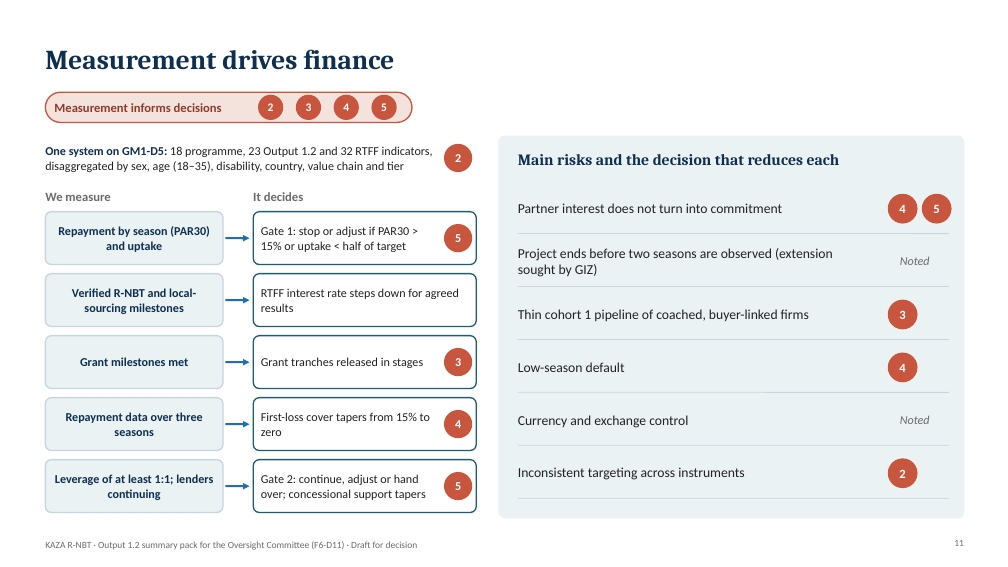
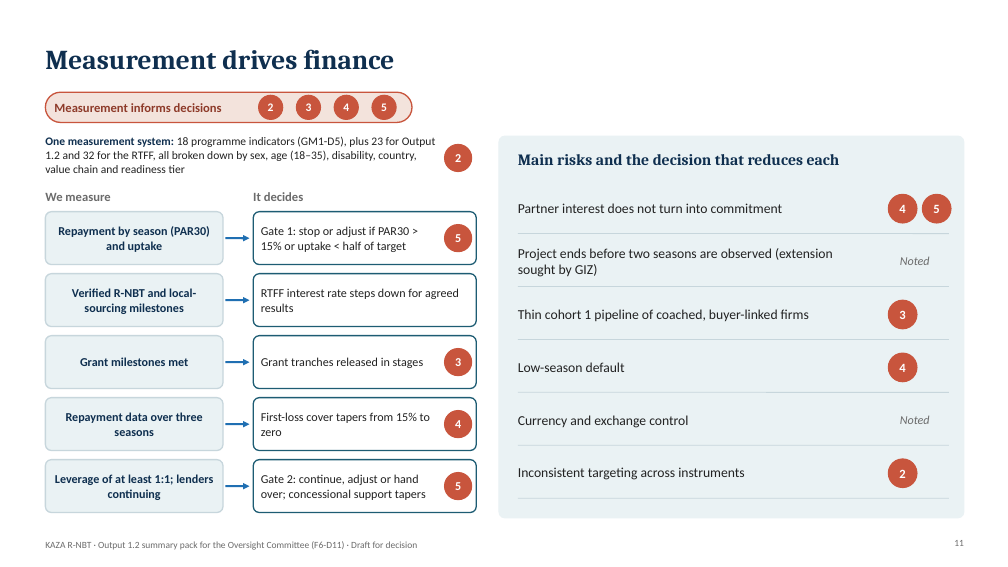
Before and after one commit to modestanz/GIZ-Works, a slide deck: slide 11 of deliverables/F6-D11_Output_1.2_Summary_Pack_Oversight_Committee.pptx. Drawn at 1008x567 pixels with LibreOffice and Linux fonts; fonts in the diff are those of the drawing; background and template pictures are left out. Boxes give left, top, right and bottom in pixels: in the first picture for what was removed or moved away, otherwise in the second. Text is boxed around its words. In the diff, an @@ line names an element or a change of style, - is before the commit and + after.

```diff
--- a/deliverables/F6-D11_Output_1.2_Summary_Pack_Oversight_Committee.pptx
+++ b/deliverables/F6-D11_Output_1.2_Summary_Pack_Oversight_Committee.pptx
@@ text at <box>45,136,436,173</box>: text changed; size 11.5 to 11 pt @@
-One system on GM1-D5: 18 programme, 23 Output 1.2 and 32 RTFF indicators, disaggregated by sex, age (18–35), disability, country, value chain and tier
+One measurement system: 18 programme indicators (GM1-D5), plus 23 for Output 1.2 and 32 for the RTFF, all broken down by sex, age (18–35), disability, country, value chain and readiness tier
```
Also in this commit, not shown: 8 other files.
